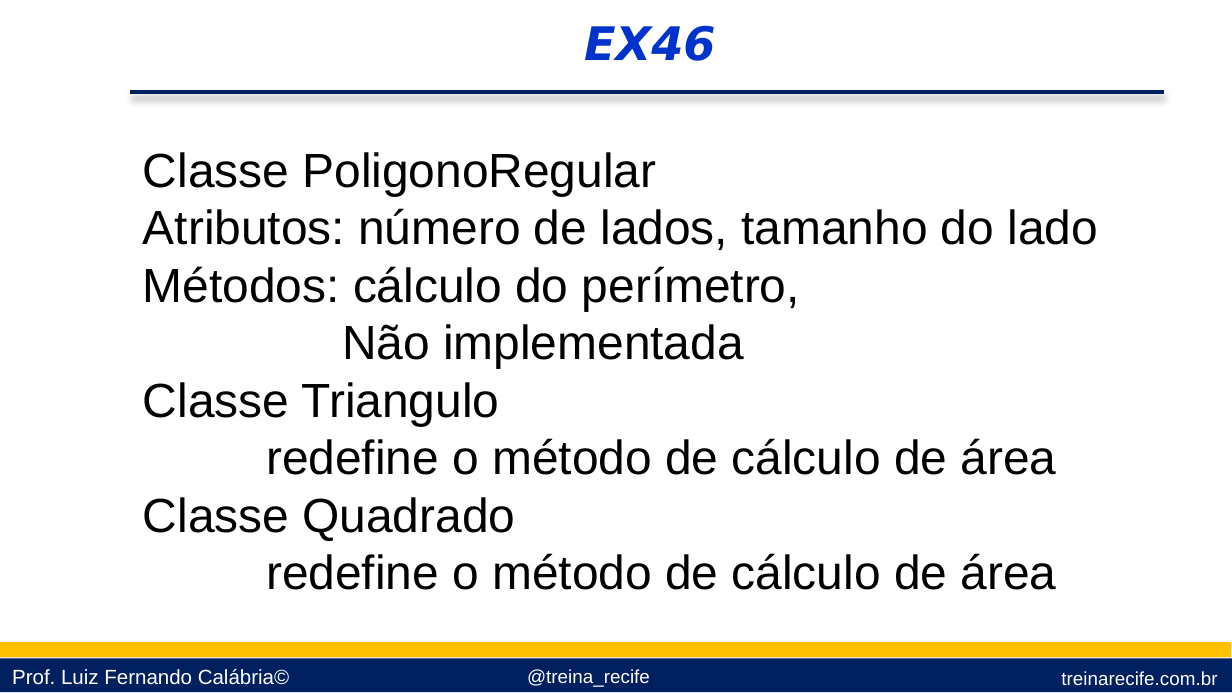
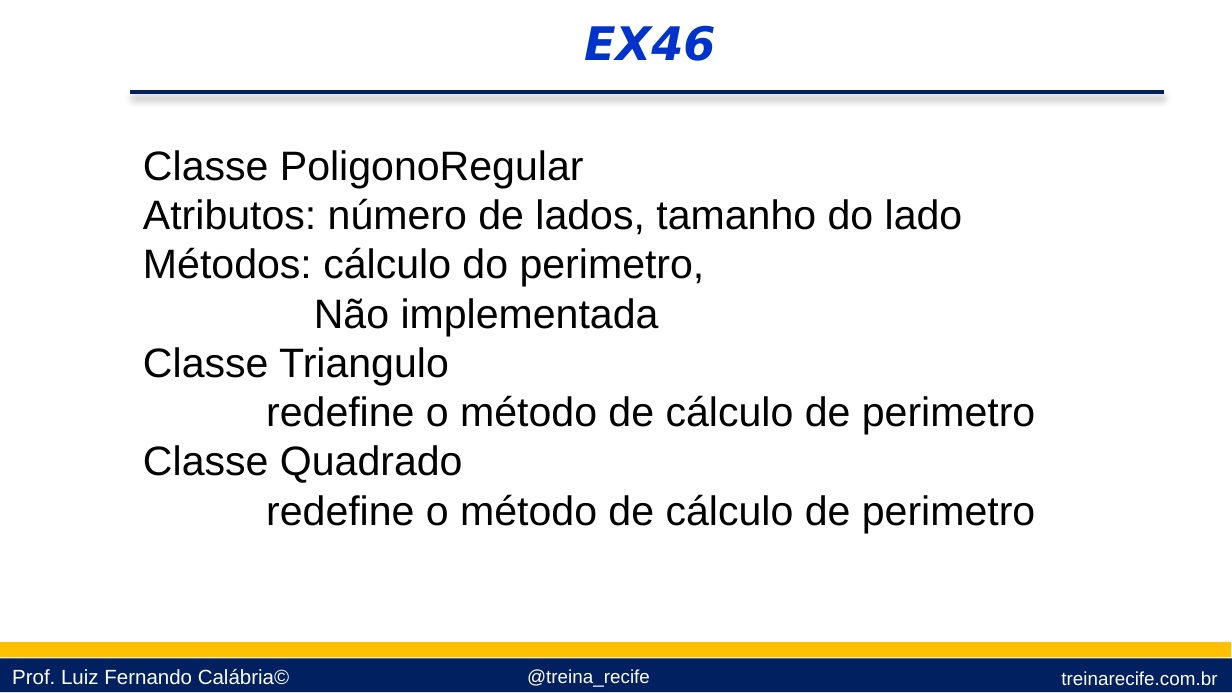
Before and after one commit to lfcalabria/pythonbasico, a slide deck: slide 21 of Apresentações/10 - Orientação a Objetos.pptx. Drawn at 1232x693 pixels with LibreOffice and Linux fonts; fonts in the diff are those of the drawing; background and template pictures are left out. Boxes give left, top, right and bottom in pixels: in the first picture for what was removed or moved away, otherwise in the second. Text is boxed around its words. In the diff, an @@ line names an element or a change of style, - is before the commit and + after.

```diff
--- a/Apresentações/10 - Orientação a Objetos.pptx
+++ b/Apresentações/10 - Orientação a Objetos.pptx
@@ text at bbox=[143, 150, 963, 483]: size 28 to 24 pt in "Classe PoligonoRegular", "Atributos: número de lados, tamanho do lado", "Não implementada", "Classe Triangulo" and 1 more places @@
@@ text at bbox=[143, 247, 705, 287]: text changed; size 28 to 24 pt @@
-Métodos: cálculo do perímetro,
+Métodos: cálculo do perimetro,
@@ text at bbox=[266, 395, 1035, 434]: text changed; size 28 to 24 pt @@
-redefine o método de cálculo de área
+redefine o método de cálculo de perimetro
@@ text at bbox=[266, 494, 1035, 533]: text changed; size 28 to 24 pt @@
-redefine o método de cálculo de área
+redefine o método de cálculo de perimetro
```
Also in this commit, not shown: 1 other slide changed, 1 other file.
